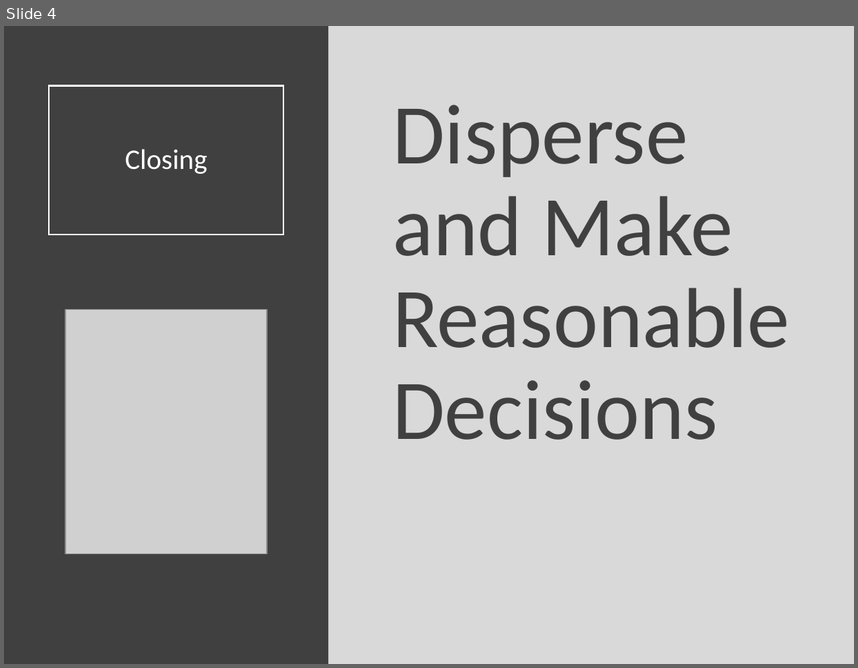
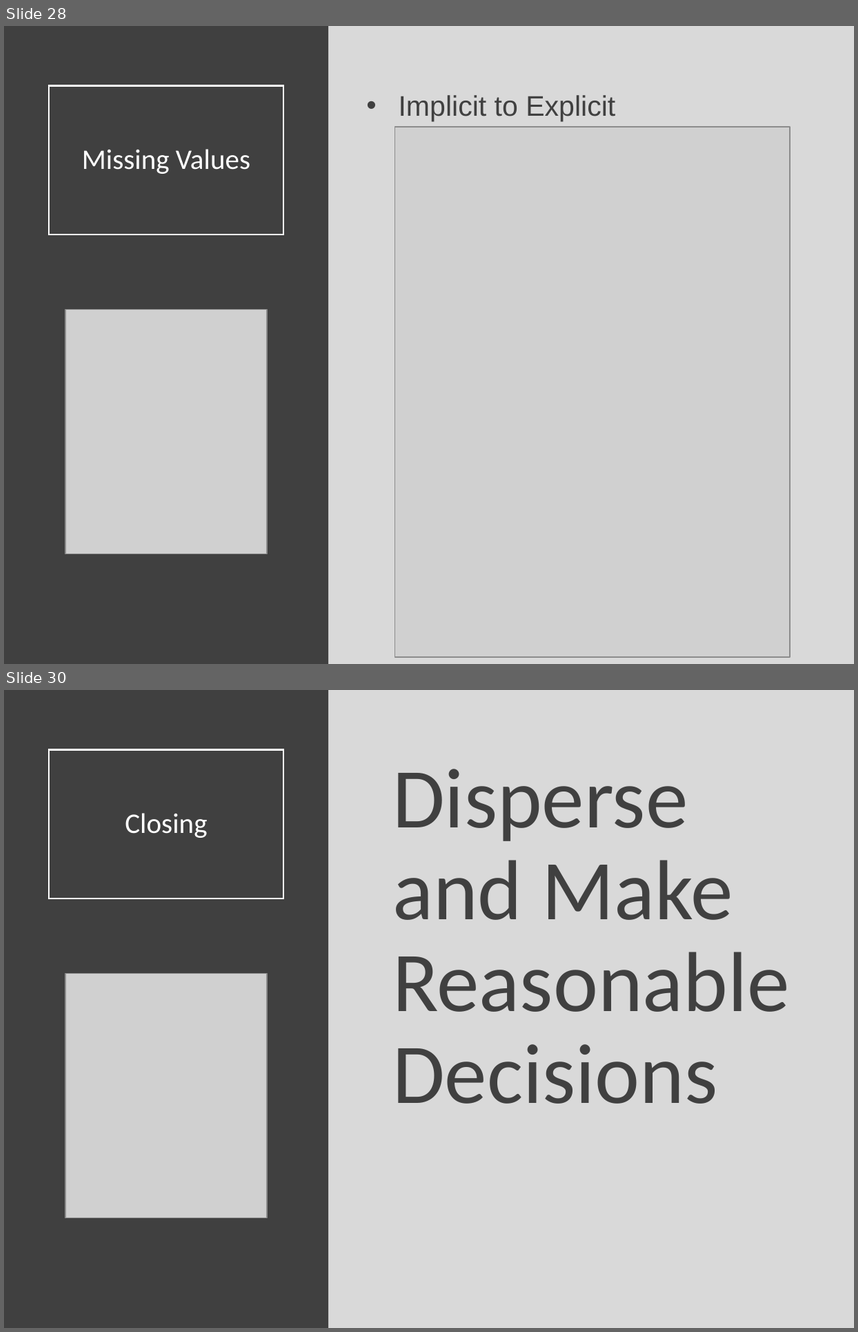
Before and after one commit to Yixf-Self/STOR320_WEBSITE, a slide deck: Lecture/Lecture 12/Lecture 12.pptx. Shown one above the other, each under a label of ours: slide 4 before the commit, slides 28 and 30 after it; the slides between them are not shown. The pictures are 858x668 and 858x1332 pixels, drawn with LibreOffice and Linux fonts; fonts in the diff are those of the drawing; grey boxes stand for pictures. Boxes give left, top, right and bottom in pixels: in the first picture for what was removed or moved away, otherwise in the second. Text is boxed around its words. In the diff, an @@ line names an element or a change of style, - is before the commit and + after.

```diff
--- a/Lecture/Lecture 12/Lecture 12.pptx
+++ b/Lecture/Lecture 12/Lecture 12.pptx
@@ slide 28 added at [4, 26, 854, 664], background #D9D9D9 @@
@@ rectangle added at [4, 26, 329, 664], fill #404040 @@
@@ title added at [49, 85, 283, 234], outline #FFFFFF 1.5 pt, 24 pt, text #FFFFFF @@
+Missing Values
@@ text added at [399, 95, 615, 122], 24 pt, text #404040 @@
+• Implicit to Explicit
@@ picture added at [395, 127, 789, 657] @@
@@ picture added at [65, 309, 267, 553] @@
@@ what was slide 4 is now slide 30 @@
```
Also in this commit, not shown: 26 other slides added, 1 slide removed, 8 other files.
